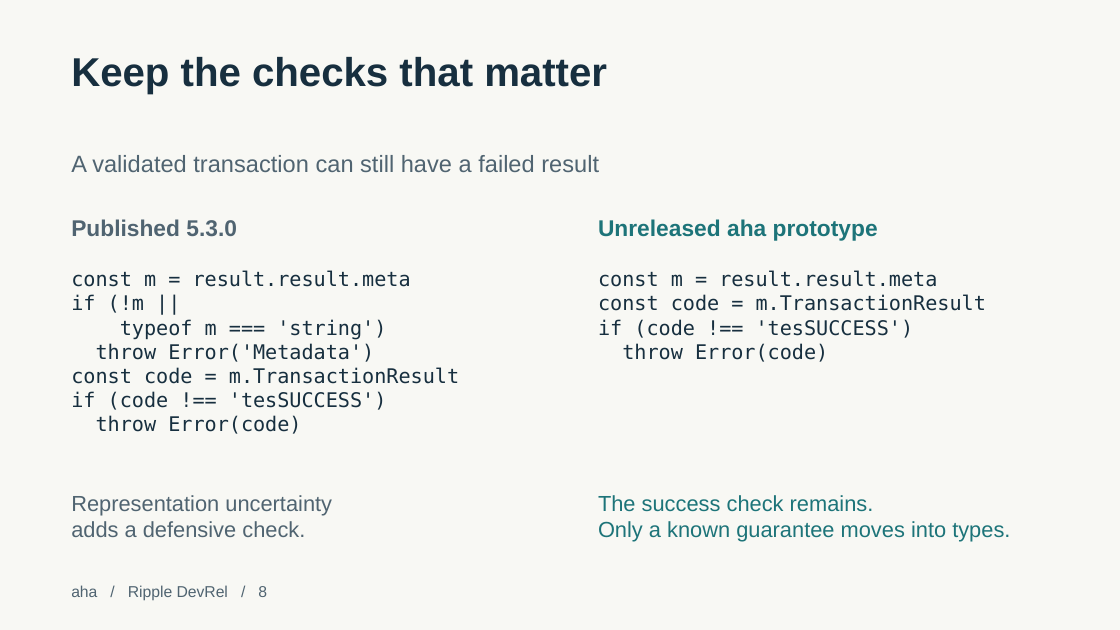
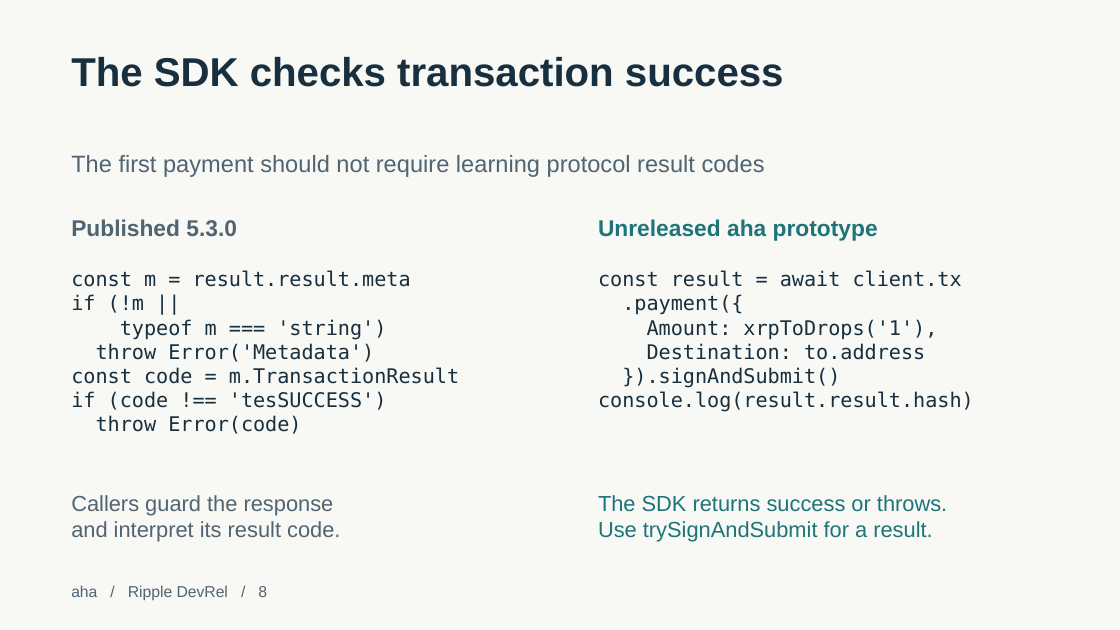
Before and after one commit to theahaco/xrpl.js, a slide deck: slide 8 of devx-audit/output/xrpl-devx-walkthrough.pptx. Drawn at 1120x630 pixels with LibreOffice and Linux fonts; fonts in the diff are those of the drawing. Boxes give left, top, right and bottom in pixels: in the first picture for what was removed or moved away, otherwise in the second. Text is boxed around its words. In the diff, an @@ line names an element or a change of style, - is before the commit and + after.

```diff
--- a/devx-audit/output/xrpl-devx-walkthrough.pptx
+++ b/devx-audit/output/xrpl-devx-walkthrough.pptx
@@ text at (x1=71, y1=57, x2=784, y2=87): text changed @@
-Keep the checks that matter
+The SDK checks transaction success
@@ text at (x1=71, y1=155, x2=765, y2=177): text changed @@
-A validated transaction can still have a failed result
+The first payment should not require learning protocol result codes
@@ text at (x1=598, y1=270, x2=974, y2=412): text changed @@
-const m = result.result.meta
-const code = m.TransactionResult
-if (code !== 'tesSUCCESS')
-throw Error(code)
+const result = await client.tx
+.payment({
+Amount: xrpToDrops('1'),
+Destination: to.address
+}).signAndSubmit()
+console.log(result.result.hash)
@@ text at (x1=71, y1=495, x2=340, y2=542): text changed @@
-Representation uncertainty
-adds a defensive check.
+Callers guard the response
+and interpret its result code.
@@ text at (x1=598, y1=495, x2=947, y2=542): text changed @@
-The success check remains.
-Only a known guarantee moves into types.
+The SDK returns success or throws.
+Use trySignAndSubmit for a result.
```
Also in this commit, not shown: 5 other slides changed, 1 slide added, 29 other files.
